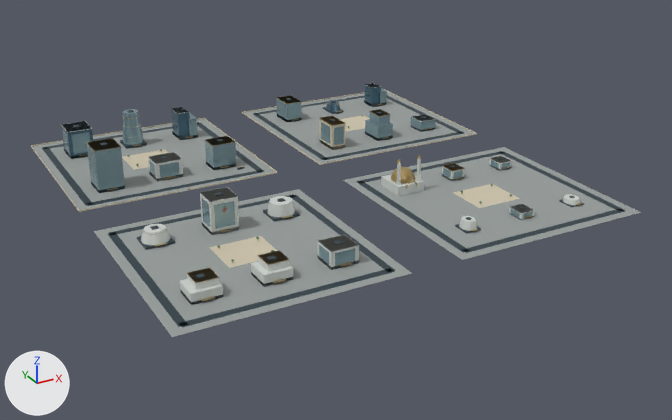
A saved change to the glTF model web/public/assets/3d/ampliworld/GC-CITY-2030/GC-TILE-15-13.glb.
Before and after are seen from a camera (50 mm lens) standing at (4333.0, 696.0, 580.0) and looking at (5022.0, 1947.0, -46.0). The lights are fixed; the arrows at lower left show +X, +Y and +Z. The first picture is the older version. Where no turn or scale is listed for an object, it has been applied to the vertices. Vertices at exactly the same position are counted once.

In view in the first picture: 'GC-TILE-15-13-blue', 'GC-TILE-15-13-dark', 'GC-TILE-15-13-glass', 'GC-TILE-15-13-gold', 'GC-TILE-15-13-ivory', 'GC-TILE-15-13-paving', 'GC-TILE-15-13-white' and 1 more.
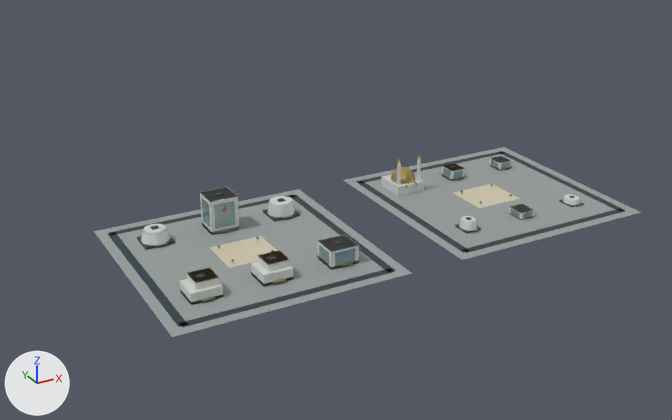
Location of each change, [x1, y1, x2, y2] in pixels of the pictures (672 x 420 px):
'GC-TILE-15-13-paving', reshaped (10% narrower, 22% shorter): before [32, 92, 641, 337]; after [94, 147, 641, 337]
'GC-TILE-15-13-dark', reshaped (11% narrower, 27% shorter): before [42, 84, 625, 327]; after [108, 151, 625, 327]
'GC-TILE-15-13-glass', reshaped (30% narrower, 40% shorter): before [62, 88, 533, 266]; after [202, 160, 533, 266]
'GC-TILE-15-13-white', reshaped (15% narrower, 32% shorter): before [61, 84, 580, 305]; after [141, 156, 580, 305]
'GC-TILE-15-13-ivory', reshaped (36% narrower, 53% shorter): before [31, 89, 520, 268]; after [209, 184, 520, 268]
'GC-TILE-15-13-gold', reshaped (13% narrower, 29% shorter): before [79, 95, 582, 301]; after [143, 154, 582, 301]
'GC-TILE-15-13-blue', deleted: before [61, 83, 381, 159]
part 1 of me_mesh_0, deleted: before [32, 119, 275, 210]
part 2 of me_mesh_0, deleted: before [244, 92, 475, 164]
part 3 of me_mesh_1, deleted: before [42, 84, 464, 206]
part 4 of me_mesh_2, deleted: before [31, 89, 477, 212]
part 5 of me_mesh_7, deleted: before [61, 84, 435, 182]
part 6 of me_mesh_5, deleted: before [79, 95, 432, 193]
part 7 of me_mesh_8, deleted: before [62, 88, 436, 193]

Patch to the scene script:
```diff
--- a/web/public/assets/3d/ampliworld/GC-CITY-2030/GC-TILE-15-13.glb.py
+++ b/web/public/assets/3d/ampliworld/GC-CITY-2030/GC-TILE-15-13.glb.py
@@ me_mesh_0 @@
-me_mesh_0.from_pydata(...)  # 32 vertices, 48 faces; spans x 4621.0..5379.0, y 1621.0..2379.0, z 0.0
+me_mesh_0.from_pydata(...)  # 16 vertices, 24 faces; spans x 4621.0..5379.0, y 1621.0..1959.0, z 0.0
+# me_mesh_0 part 1: the loose piece of 8 vertices spanning x 4621.0..4959.0, y 2041.0..2379.0, z 0.0 is deleted
+# me_mesh_0 part 2: the loose piece of 8 vertices spanning x 5041.0..5379.0, y 2041.0..2379.0, z 0.0 is deleted
 me_mesh_0.materials.append(mat_paving)
@@ me_mesh_1 @@
-me_mesh_1.from_pydata(...)  # 504 vertices, 756 faces; spans x 4636.0..5364.0, y 1636.0..2364.0, z 0.0..74.0
+me_mesh_1.from_pydata(...)  # 240 vertices, 360 faces; spans x 4636.0..5364.0, y 1636.0..1944.0, z 0.0..54.0
+# me_mesh_1 part 3: 33 loose pieces with 264 vertices, spanning x 4636.0..5364.0, y 2056.0..2364.0, z 0.0..74.0, are deleted
 me_mesh_1.materials.append(mat_dark)
@@ me_mesh_2 @@
-me_mesh_2.from_pydata(...)  # 120 vertices, 180 faces; spans x 4620.0..5380.0, y 1754.0..2380.0, z 0.0..47.0
+me_mesh_2.from_pydata(...)  # 16 vertices, 24 faces; spans x 4750.0..5250.0, y 1754.0..1826.0, z 0.0
+# me_mesh_2 part 4: 13 loose pieces with 104 vertices, spanning x 4620.0..5380.0, y 2040.0..2380.0, z 0.0..47.0, are deleted
 me_mesh_2.materials.append(mat_ivory)
@@ me_mesh_5 @@
-me_mesh_5.from_pydata(...)  # 917 vertices, 1552 faces; spans x 4668.0..5321.0, y 1678.0..2326.0, z 0.0..73.0
+me_mesh_5.from_pydata(...)  # 537 vertices, 940 faces; spans x 4671.0..5321.0, y 1678.0..1902.0, z 3.0..61.0
+# me_mesh_5 part 6: 37 loose pieces with 380 vertices, spanning x 4668.0..5317.0, y 2040.0..2326.0, z 0.0..73.0, are deleted
 me_mesh_5.materials.append(mat_gold)
@@ me_mesh_7 @@
-me_mesh_7.from_pydata(...)  # 284 vertices, 464 faces; spans x 4668.0..5328.0, y 1682.0..2326.0, z 0.0..54.0
+me_mesh_7.from_pydata(...)  # 236 vertices, 392 faces; spans x 4668.0..5323.0, y 1682.0..1908.0, z 0.0..54.0
+# me_mesh_7 part 5: 6 loose pieces with 48 vertices, spanning x 4668.0..5328.0, y 2102.0..2326.0, z 0.0..51.0, are deleted
 me_mesh_7.materials.append(mat_white)
@@ me_mesh_8 @@
-me_mesh_8.from_pydata(...)  # 470 vertices, 712 faces; spans x 4668.0..5327.0, y 1682.0..2326.0, z 0.0..73.0
+me_mesh_8.from_pydata(...)  # 160 vertices, 240 faces; spans x 4768.0..5323.0, y 1682.0..1902.0, z 2.0..47.0
+# me_mesh_8 part 7: 37 loose pieces with 310 vertices, spanning x 4668.0..5327.0, y 2097.0..2326.0, z 0.0..73.0, are deleted
 me_mesh_8.materials.append(mat_glass)
@@ ob_gc_tile_15_13_blue @@
-ob_gc_tile_15_13_blue = bpy.data.objects.new('GC-TILE-15-13-blue', me_mesh_6)
```
